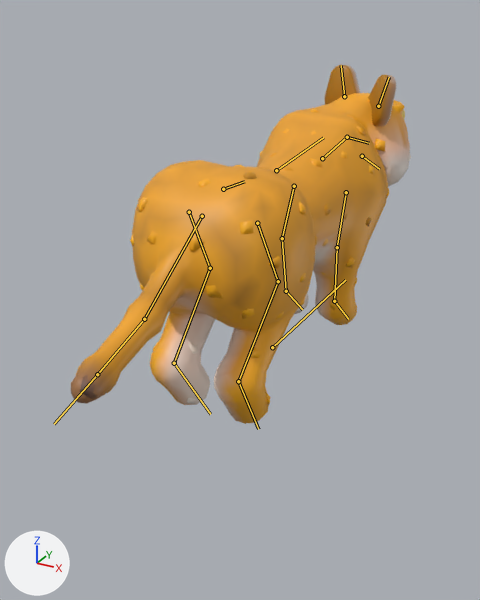
What one commit did to the glTF model game/art/models/battle/tiger.glb.
One viewpoint serves both versions: a 50 mm camera at (1.15, -2.39, 1.39) aimed at (-0.02, -0.27, 0.33). Every picture has the same lights, and +X, +Y and +Z are marked at lower left. The older version comes first. Both versions are drawn at frame 15 of the action 'fidget'; the numbers are the values there. The bones that bend it are drawn over the model as lines.

The first picture shows 'tiger_movie'.
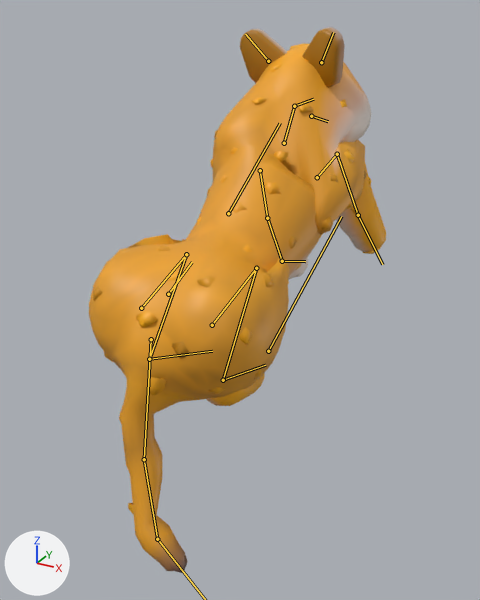
Changed parts and their boxes [x1, y1, x2, y2] in the pictures (480 x 600 px):
'tiger_movie', posed (13% narrower, 52% taller)
    before: [71, 65, 411, 424]
    after: [89, 27, 386, 573]
bone 'root', root to tip
    before: (272, 347) to (345, 280)
    after: (268, 351) to (341, 216)
bone 'neck', root to tip
    before: (322, 158) to (347, 137)
    after: (284, 143) to (294, 106)
bone 'jaw', root to tip
    before: (362, 156) to (379, 169)
    after: (311, 116) to (328, 121)
bone 'ear.L', root to tip
    before: (344, 96) to (341, 65)
    after: (268, 61) to (245, 34)
bone 'ear.R', root to tip
    before: (378, 106) to (389, 77)
    after: (321, 62) to (333, 32)
bone 'fl_upper.L', root to tip
    before: (294, 186) to (282, 238)
    after: (260, 170) to (267, 218)
bone 'fl_lower.L', root to tip
    before: (282, 238) to (286, 291)
    after: (267, 218) to (282, 261)
bone 'fl_upper.R', root to tip
    before: (346, 192) to (337, 247)
    after: (317, 177) to (337, 154)
bone 'fl_lower.R', root to tip
    before: (337, 247) to (334, 301)
    after: (337, 154) to (358, 215)
bone 'fl_foot.R', root to tip
    before: (334, 301) to (348, 319)
    after: (358, 215) to (382, 264)
bone 'tail1', root to tip
    before: (202, 216) to (144, 319)
    after: (151, 339) to (144, 459)
bone 'tail2', root to tip
    before: (144, 319) to (97, 374)
    after: (144, 459) to (157, 539)
bone 'hl_upper.L', root to tip
    before: (189, 212) to (210, 268)
    after: (141, 308) to (186, 254)
bone 'hl_lower.L', root to tip
    before: (210, 268) to (174, 363)
    after: (186, 254) to (149, 359)
bone 'hl_foot.L', root to tip
    before: (174, 363) to (210, 414)
    after: (149, 359) to (212, 351)
bone 'hl_upper.R', root to tip
    before: (257, 223) to (278, 281)
    after: (212, 325) to (256, 268)
bone 'hl_lower.R', root to tip
    before: (278, 281) to (238, 381)
    after: (256, 268) to (223, 380)
bone 'hl_foot.R', root to tip
    before: (238, 381) to (258, 429)
    after: (223, 380) to (265, 365)

What the commit changed:
Bone 'root' (bone_root) moves from (0.0, 0.0, 0.0) to (0.0, -0.043, 0.003).
Bone 'root' (bone_root) turns from (0, 0, 0) to (26, 0, 0) degrees about its own x, y and z.
Bone 'neck' (bone_neck) turns from (8, 0, -19) to (1, 0, 5) degrees about its own x, y and z.
Bone 'jaw' (bone_jaw) turns from (0, 0, 0) to (-5, 0, 0) degrees about its own x, y and z.
Bone 'ear.L' (bone_ear_l) turns from (-12, 0, 0) to (-11, 0, 21) degrees about its own x, y and z.
Bone 'ear.R' (bone_ear_r) turns from (-12, 0, -5) to (-11, 0, -17) degrees about its own x, y and z.
Bone 'fl_upper.L' (bone_fl_upper_l) turns from (0, 0, 0) to (21, 0, 0) degrees about its own x, y and z.
Bone 'fl_lower.L' (bone_fl_lower_l) turns from (0, 0, 0) to (-25, 0, 0) degrees about its own x, y and z.
Bone 'fl_upper.R' (bone_fl_upper_r) turns from (0, 0, 0) to (100, 0, -17) degrees about its own x, y and z.
Bone 'fl_lower.R' (bone_fl_lower_r) turns from (0, 0, 0) to (-126, 0, 0) degrees about its own x, y and z.
Bone 'fl_foot.R' (bone_fl_foot_r) turns from (0, 0, 0) to (-29, 0, 0) degrees about its own x, y and z.
Bone 'tail1' (bone_tail1) turns from (-13, 0, 0) to (6, 0, 0) degrees about its own x, y and z.
Bone 'tail2' (bone_tail2) turns from (-13, 0, -7) to (6, 0, -18) degrees about its own x, y and z.
Bone 'tail3' (bone_tail3) turns from (-13, 0, -12) to (6, 0, -33) degrees about its own x, y and z.
Bone 'hl_upper.L' (bone_hl_upper_l) turns from (0, 0, 0) to (53, 0, 0) degrees about its own x, y and z.
Bone 'hl_lower.L' (bone_hl_lower_l) turns from (0, 0, 0) to (-72, 0, 0) degrees about its own x, y and z.
Bone 'hl_foot.L' (bone_hl_foot_l) turns from (0, 0, 0) to (31, 0, 0) degrees about its own x, y and z.
Bone 'hl_upper.R' (bone_hl_upper_r) turns from (0, 0, 0) to (53, 0, 0) degrees about its own x, y and z.
Bone 'hl_lower.R' (bone_hl_lower_r) turns from (0, 0, 0) to (-72, 0, 0) degrees about its own x, y and z.
Bone 'hl_foot.R' (bone_hl_foot_r) turns from (0, 0, 0) to (31, 0, 0) degrees about its own x, y and z.
